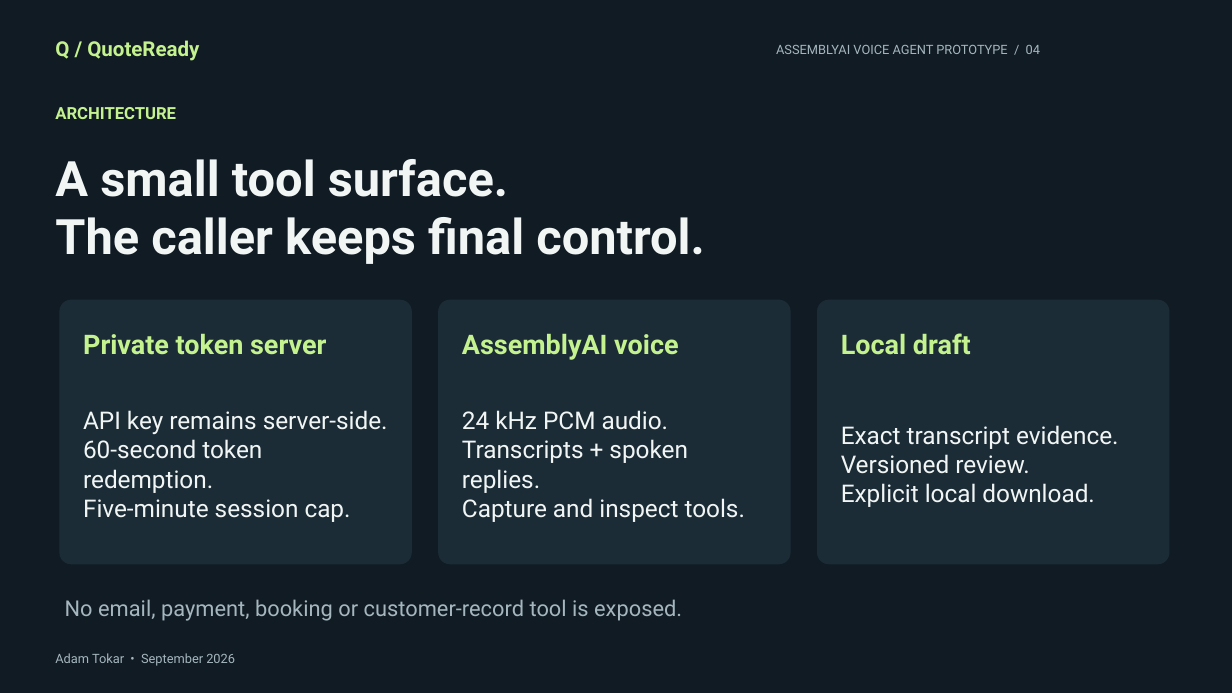
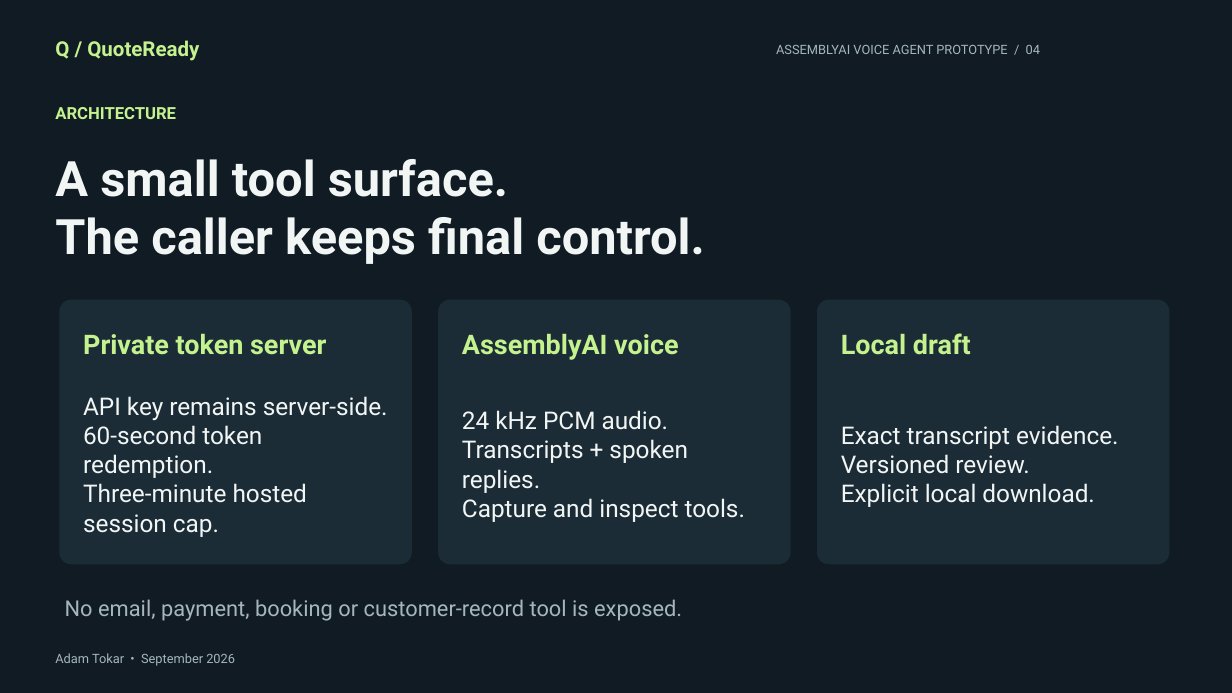
Before and after one commit to apexweb-adam/quote-ready, a slide deck: slide 4 of presentation/QuoteReady.pptx. Drawn at 1232x693 pixels with LibreOffice and Linux fonts; fonts in the diff are those of the drawing. Boxes give left, top, right and bottom in pixels: in the first picture for what was removed or moved away, otherwise in the second. Text is boxed around its words. In the diff, an @@ line names an element or a change of style, - is before the commit and + after.

```diff
--- a/presentation/QuoteReady.pptx
+++ b/presentation/QuoteReady.pptx
@@ text at <box>83,483,307,537</box>: text changed @@
-Five-minute session cap.
+Three-minute hosted session cap.
```
Also in this commit, not shown: 2 other slides changed, 31 other files.
